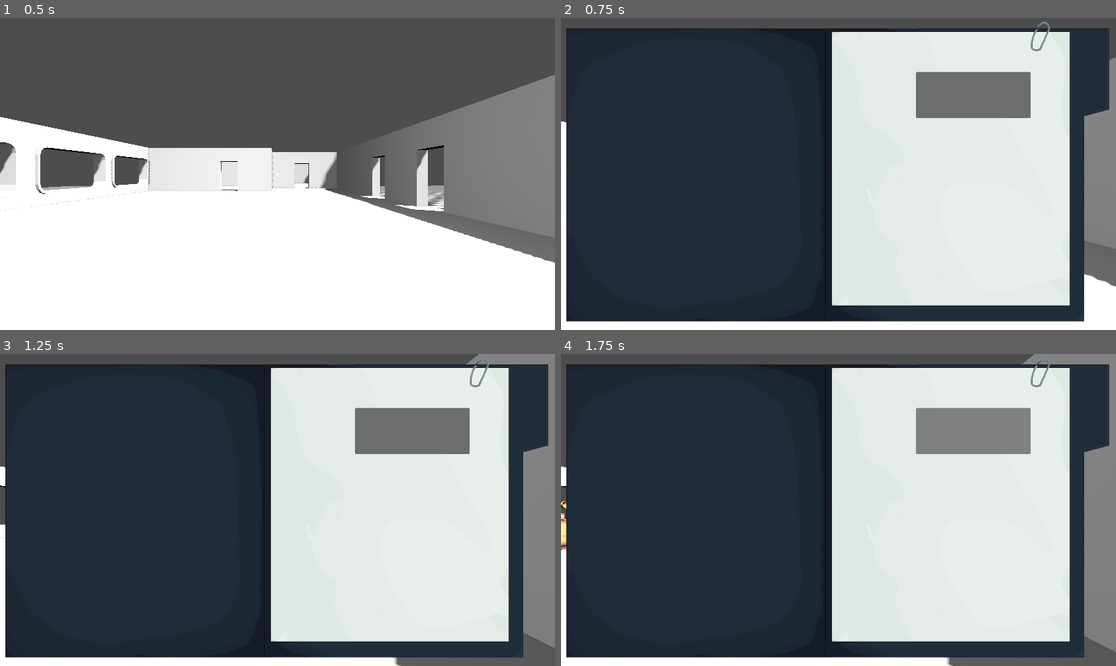
Above: before the commit, frames 1-4 (two rows, left to right).
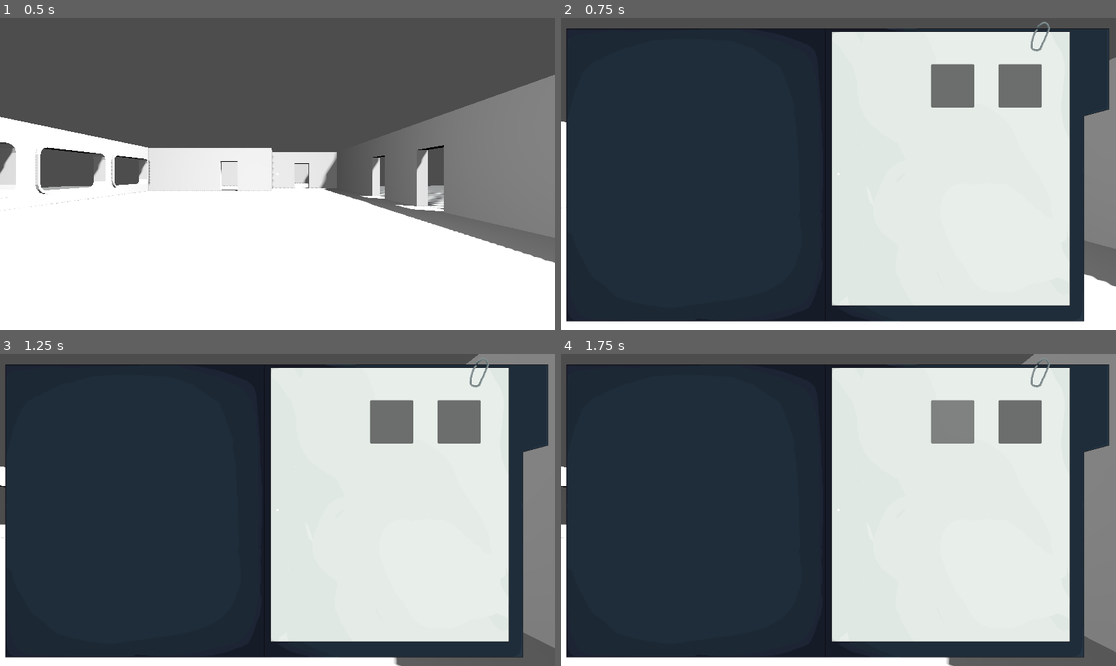
Above: after the commit, the same moments.

Repository: AqueleTaldoGabo/FelpoJam-Semtideiz
Game: Godot game, scene res://Source/Scenes/Levels/Cafeteria.tscn
Same seed, same stepped clock (60 frames per second), same inputs: the game is played once before the commit and once after it. This scene is started directly instead of the project's main scene. Sound files missing from this copy of the repository are replaced by a short silence.
Inputs (mouse positions are in pixels of both pictures, inside the frame that each line leads up to):
- Up to frame 1 (0.5 s): no input
- Up to frame 2 (0.75 s): move the mouse to (960, 158) at 0.52 s; hold D (anda_direita) from 0.53 s (still down); hold Space (abrir_pagina) from 0.53 s (still down)
- Up to frame 3 (1.25 s): keep holding D (anda_direita); keep holding Space (abrir_pagina)
- Up to frame 4 (1.75 s): release D (anda_direita) at 1.25 s; release Space (abrir_pagina) at 1.25 s; click (971, 432) at 1.27 s

Frame 1 is identical in both runs. In frame 2, 2.2% of the frame differs, in the area x 49-87%, y 14-51%; in frame 3, 2.2%; in frame 4, 2.3%, in the area x 0-87%, y 14-63%.

Commit message:
Telefone clicka e esc arrumado

Diff:
--- a/Source/Player/Folha.tscn
+++ b/Source/Player/Folha.tscn
@@ -24,12 +24,24 @@
 position = Vector2(-32, 17)
 texture = ExtResource("1_v4ayg")
 
-[node name="Button" type="Button" parent="Control" unique_id=955669915]
-layout_mode = 0
-anchor_left = 4.525
-anchor_top = -4.8
-anchor_right = 10.475
-anchor_bottom = -2.4
+[node name="HBoxContainer" type="HBoxContainer" parent="Control" unique_id=1554795035]
+layout_mode = 1
+anchors_preset = -1
+anchor_left = 5.3
+anchor_top = -5.2
+anchor_right = 10.65
+anchor_bottom = -2.95
+theme_override_constants/separation = 50
 metadata/_edit_use_anchors_ = true
 
-[connection signal="pressed" from="Control/Button" to="." method="_on_button_pressed"]
+[node name="BTNesquerda" type="Button" parent="Control/HBoxContainer" unique_id=955669915]
+custom_minimum_size = Vector2(90, 0)
+layout_mode = 2
+metadata/_edit_use_anchors_ = true
+
+[node name="BTNdireita" type="Button" parent="Control/HBoxContainer" unique_id=1960454894]
+custom_minimum_size = Vector2(90, 0)
+layout_mode = 2
+
+[connection signal="pressed" from="Control/HBoxContainer/BTNesquerda" to="." method="_on_bt_nesquerda_pressed"]
+[connection signal="pressed" from="Control/HBoxContainer/BTNdireita" to="." method="_on_bt_ndireita_pressed"]
--- a/Source/Player/folha.gd
+++ b/Source/Player/folha.gd
@@ -1,18 +1,24 @@
 extends Node
 
 signal mudar_algo(valor)
+
 @export var fechou = false
+
+func fecha():
+	get_tree().root.remove_child($".")
+	Input.mouse_mode = Input.MOUSE_MODE_CAPTURED
+
+	fechou = true
 
 func _ready() -> void:
 	Input.mouse_mode = Input.MOUSE_MODE_VISIBLE
 
 func _input(event: InputEvent) -> void:
 	if event.is_action_pressed("ui_cancel"):
-		get_tree().root.remove_child($".")
-		Input.mouse_mode = Input.MOUSE_MODE_CAPTURED
-		fechou = true
+		fecha()
 
+func _on_bt_nesquerda_pressed() -> void:
+	emit_signal("mudar_algo", 20)
 
-
-func _on_button_pressed() -> void:
+func _on_bt_ndireita_pressed() -> void:
 	emit_signal("mudar_algo", 30)
--- a/Source/Player/player.gd
+++ b/Source/Player/player.gd
@@ -5,6 +5,7 @@
 @export var se_move = true
 @export var size_raio = -5
 @export var folha = false
+@export var label = ""
 @onready var target_rotation = Vector2(1.57,0)
 var menu_aberto = false
 var folha_aberta = false
@@ -14,6 +15,11 @@
 @onready var PAGINA = preload("uid://c1laawrklqnhp").instantiate()
 
 var velocidade_objeto = Vector3.ZERO
+
+func _ready() -> void:
+
+	var main = get_tree().current_scene
+	PAGINA.connect("mudar_algo", Callable(main, "_on_mudar_algo"))
 
 func _input(event: InputEvent) -> void:
 	if event is InputEventMouseMotion and Input.mouse_mode == Input.MOUSE_MODE_CAPTURED:
@@ -34,8 +40,7 @@
 		folha_aberta = true
 		Input.mouse_mode = Input.MOUSE_MODE_VISIBLE
 		get_tree().root.add_child(PAGINA)
-		var main = get_tree().current_scene
-		PAGINA.connect("mudar_algo", Callable(main, "_on_mudar_algo"))
+
 
 
 func _process(delta: float) -> void:
--- a/Source/Player/player.tscn
+++ b/Source/Player/player.tscn
@@ -31,6 +31,13 @@
 flip_faces = true
 size = Vector2(2, 2)
 
+[sub_resource type="SystemFont" id="SystemFont_v1mne"]
+font_names = PackedStringArray("Liberation Serif")
+
+[sub_resource type="LabelSettings" id="LabelSettings_880o0"]
+font = SubResource("SystemFont_v1mne")
+font_size = 30
+
 [node name="Player" type="CharacterBody3D" unique_id=1240492296]
 script = ExtResource("1_4flbx")
 
@@ -56,7 +63,9 @@
 extra_cull_margin = 303.41
 mesh = SubResource("QuadMesh_v1mne")
 
-[node name="crosshair" type="ColorRect" parent="Cabeça/Camera3D" unique_id=1866048991]
+[node name="CanvasLayer" type="CanvasLayer" parent="Cabeça/Camera3D" unique_id=1683826348]
+
+[node name="crosshair" type="ColorRect" parent="Cabeça/Camera3D/CanvasLayer" unique_id=1866048991]
 anchors_preset = 8
 anchor_left = 0.5
 anchor_top = 0.5
@@ -68,3 +77,19 @@
 offset_bottom = 1.75
 grow_horizontal = 2
 grow_vertical = 2
+
+[node name="Label" type="Label" parent="Cabeça/Camera3D/CanvasLayer" unique_id=2072032459]
+anchors_preset = 7
+anchor_left = 0.5
+anchor_top = 1.0
+anchor_right = 0.5
+anchor_bottom = 1.0
+offset_left = -20.0
+offset_top = -136.0
+offset_right = 20.0
+offset_bottom = -113.0
+grow_horizontal = 2
+grow_vertical = 0
+label_settings = SubResource("LabelSettings_880o0")
+uppercase = true
+language = "pt_BR"
--- a/Source/Scenes/Levels/Cena1.tscn
+++ b/Source/Scenes/Levels/Cena1.tscn
@@ -5,8 +5,8 @@
 [ext_resource type="Texture2D" uid="uid://bw7f8cobp7k6l" path="res://Source/Assets/Sprites/Chao_teste_quase_interrogacao2.png" id="2_xmjli"]
 [ext_resource type="PackedScene" uid="uid://vqcc34o860lb" path="res://Source/Assets/Modelos/Mesa/Mesafodaepequenacomcor.fbx" id="3_jggnw"]
 [ext_resource type="Shader" uid="uid://tyh8tvtdacng" path="res://shaders/Outline.gdshader" id="5_eqeni"]
+[ext_resource type="PackedScene" uid="uid://bm5lcief16w1j" path="res://Source/Scenes/Objects/Telefone.tscn" id="7_ouqje"]
 [ext_resource type="PackedScene" uid="uid://ddffhr2ov0m3d" path="res://Source/Assets/Modelos/Garrafa/GarrafaFodacomtextura.fbx" id="7_u2bv0"]
-[ext_resource type="PackedScene" uid="uid://bmi3vxurx387l" path="res://Source/Assets/Modelos/Telefone/Telefonecommalcotexturesfbx.fbx" id="10_l6wx8"]
 [ext_resource type="PackedScene" uid="uid://b78keg0ignt8j" path="res://Source/Player/player.tscn" id="11_m1wbi"]
 [ext_resource type="PackedScene" uid="uid://curejhaq0wiig" path="res://Source/Scenes/Objects/Pasta.tscn" id="12_eqeni"]
 [ext_resource type="PackedScene" uid="uid://cgfko6kr2mhuc" path="res://Source/Scenes/Objects/Vinyl.tscn" id="12_juwpi"]
@@ -82,8 +82,8 @@
 transform = Transform3D(0.19852981, 0, -0.9800952, 0, 1, 0, 0.9800952, 0, 0.19852981, 0.20307302, 0.5020435, -0.0013952255)
 mesh = SubResource("BoxMesh_ouqje")
 
-[node name="Telefonecommalcotexturesfbx" parent="." unique_id=1575768079 instance=ExtResource("10_l6wx8")]
-transform = Transform3D(0.053530443, 0, 0.059451587, 0, 0.08, 0, -0.059451587, 0, 0.053530443, -4.62587, 1.1786046, 5.1598363)
+[node name="Telefone" parent="." unique_id=915141437 instance=ExtResource("7_ouqje")]
+transform = Transform3D(0.66913056, 0, 0.74314487, 0, 1, 0, -0.74314487, 0, 0.66913056, -4.626, 1.179, 5.16)
 
 [node name="Livro malco2" parent="." unique_id=893685750 instance=ExtResource("13_m1wbi")]
 transform = Transform3D(-0.037324354, -0.027344778, 0.018951371, -0.0011315085, -0.027421383, -0.04179458, 0.033250734, -0.03162799, 0.019850895, -4.616606, 1.387685, 3.7090795)
@@ -131,4 +131,5 @@
 transform = Transform3D(-0.5146364, 0, 1.9326534, 0, 2, 0, -1.9326534, 0, -0.5146364, 0.62756824, -1.9975293, -0.014854431)
 mesh = SubResource("CylinderMesh_qvc64")
 
-[connection signal="MudarCenar" from="Porta" to="." method="_on_porta_mudar_cenar"]
+[connection signal="interagido" from="Telefone" to="." method="_on_telefone_interagido"]
+[connection signal="interagido" from="Porta" to="." method="_on_porta_interagido"]
--- a/Source/Scenes/Levels/cafeteria.gd
+++ b/Source/Scenes/Levels/cafeteria.gd
@@ -2,4 +2,7 @@
 
 
 func _on_mudar_algo(valor):
-	$Vinyl.show()
+	if valor == 20:
+		$Vinyl.hide()
+	else:
+		$Vinyl.show()
--- a/Source/Scenes/Levels/cena_1.gd
+++ b/Source/Scenes/Levels/cena_1.gd
@@ -1,4 +1,41 @@
 extends Node
 
-func _on_porta_mudar_cenar() -> void:
+var MUSICA1 = preload("res://Source/Música/temadocari.ogg")
+
+@onready var ANIMATED_LABEL = $"Player/Cabeça/Camera3D/CanvasLayer/Label"
+
+var frases = 	["Alô alôoou, ...",
+				"então funcionário…",
+				"O  pessoal do departamento mandou uma mensagem",
+ 				"sobre as instruções do trabalho, ...",
+				"não é muito diferente do que você já tava acostumado,",
+				"mas protocolo é protocolo, sabe como é né."]
+
+var current_text: String = ""
+var texto = true
+
+
+func animar_texto():
+	for frase in frases:
+		for letra in frase:
+			current_text += letra
+			ANIMATED_LABEL.text = current_text
+			print(ANIMATED_LABEL)
+			await get_tree().create_timer(0.05).timeout
+		await get_tree().create_timer(0.9).timeout
+		current_text = ""
+
+
+func _on_telefone_interagido(body: Variant) -> void:
+	if texto:
+		texto = !texto
+		await animar_texto()
+		ANIMATED_LABEL.text = ""
+
+
+func _on_porta_interagido(body: Variant) -> void:
+	Transicao.transicao()
+	ControleMusica.fade_out()
+	await Transicao.fade_acabou
 	get_tree().change_scene_to_file("res://Source/Scenes/Levels/Cafeteria.tscn")
+	ControleMusica.trocar_musica(MUSICA1)
--- a/Source/Scenes/Objects/Pasta.tscn
+++ b/Source/Scenes/Objects/Pasta.tscn
@@ -101,5 +101,3 @@
 [node name="Plane" type="MeshInstance3D" parent="Pasta" unique_id=877997072]
 transform = Transform3D(244.35916, 0, 0, 0, -1.1920929e-05, 99.99999, 0, -99.99999, -1.1920929e-05, 0, -0.25489098, 0)
 mesh = SubResource("ArrayMesh_d4yv5")
-
-[connection signal="interagido" from="." to="." method="_on_interagido"]
--- a/Source/Scenes/Objects/Porta.tscn
+++ b/Source/Scenes/Objects/Porta.tscn
@@ -65,5 +65,3 @@
 [node name="AnimationPlayer" type="AnimationPlayer" parent="." unique_id=19436047]
 root_node = NodePath("../portaMALCONOVA2")
 libraries/ = SubResource("AnimationLibrary_fjmkn")
-
-[connection signal="interagido" from="." to="." method="_on_interagido"]
--- /dev/null
+++ b/Source/Scenes/Objects/Telefone.tscn
@@ -0,0 +1,17 @@
+[gd_scene format=3 uid="uid://bm5lcief16w1j"]
+
+[ext_resource type="Script" uid="uid://bnym1jcapvg3e" path="res://Source/Scenes/Objects/telefone.gd" id="1_gs8ex"]
+[ext_resource type="PackedScene" uid="uid://bmi3vxurx387l" path="res://Source/Assets/Modelos/Telefone/Telefonecommalcotexturesfbx.fbx" id="2_de4qi"]
+
+[sub_resource type="BoxShape3D" id="BoxShape3D_fy70i"]
+size = Vector3(0.43933105, 0.2791748, 0.4658203)
+
+[node name="Telefone" type="StaticBody3D" unique_id=576596658]
+script = ExtResource("1_gs8ex")
+
+[node name="Telefonecommalcotexturesfbx" parent="." unique_id=1575768079 instance=ExtResource("2_de4qi")]
+transform = Transform3D(0.08, 0, 0, 0, 0.08, 0, 0, 0, 0.08, 0, 0, 0)
+
+[node name="CollisionShape3D" type="CollisionShape3D" parent="." unique_id=1388621845]
+transform = Transform3D(1, 0, 0, 0, 1, 0, 0, 0, 1, 0.28033447, 0.07171631, 0.00048828125)
+shape = SubResource("BoxShape3D_fy70i")
--- a/Source/Scenes/Objects/porta.gd
+++ b/Source/Scenes/Objects/porta.gd
@@ -1,16 +1,7 @@
 extends interagivel
 
-signal MudarCenar
+@onready var Luz = $portaMALCONOVA2/SpotLight3D
 
-@onready var Luz = $portaMALCONOVA2/SpotLight3D
-var MUSICA1 = preload("res://Source/Música/temadocari.ogg")
-
-func _on_interagido(body: Variant) -> void:
-	Transicao.transicao()
-	ControleMusica.fade_out()
-	await Transicao.fade_acabou
-	ControleMusica.trocar_musica(MUSICA1)
-	MudarCenar.emit()
 
 func _process(delta: float) -> void:
 	if !sendo_olhado and Luz.light_energy > 2.7:
--- /dev/null
+++ b/Source/Scenes/Objects/telefone.gd
@@ -0,0 +1 @@
+extends interagivel
--- /dev/null
+++ b/Source/connection_ii/ConnectionII.tres
@@ -0,0 +1,8 @@
+[gd_resource type="DynamicFont" load_steps=2 format=2]
+
+[ext_resource path="res://fonts/connection_ii/ConnectionII.otf" type="DynamicFontData" id=1]
+
+[resource]
+
+size = 30
+font_data = ExtResource( 1 )
Not shown, added: Source/Scenes/Objects/telefone.gd.uid
Binary file added: Source/connection_ii/ConnectionII.otf
Not shown, added: Source/connection_ii/ConnectionII.otf.import
Not shown, added: Source/connection_ii/SIL Open Font License.txt
Not shown, added: Source/connection_ii/Connection II.sfd
